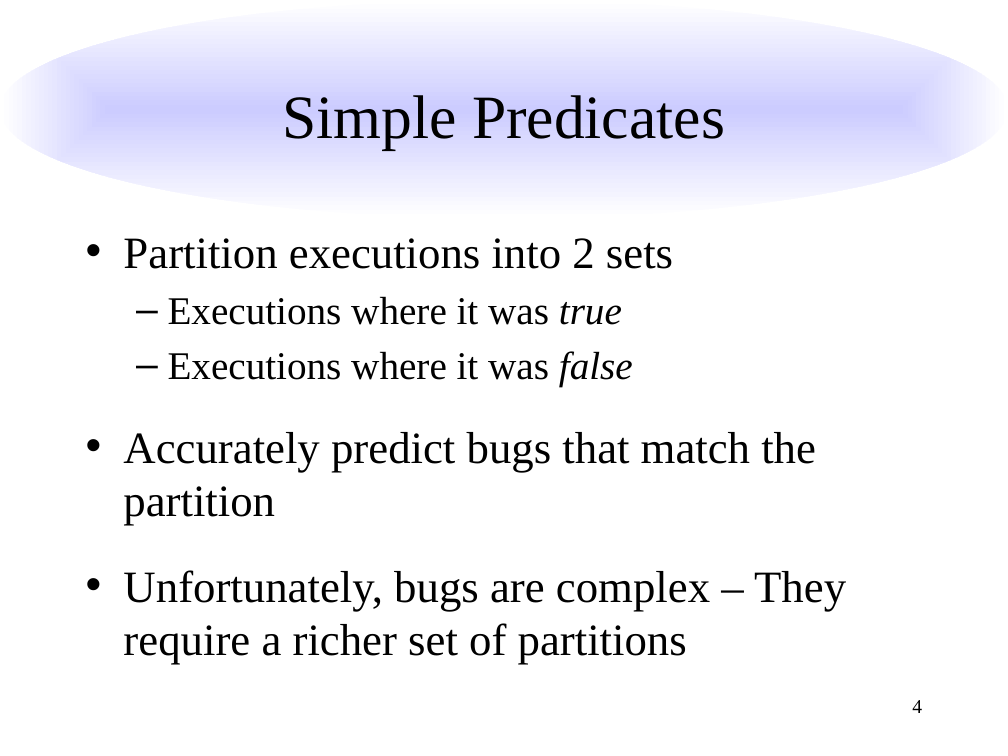
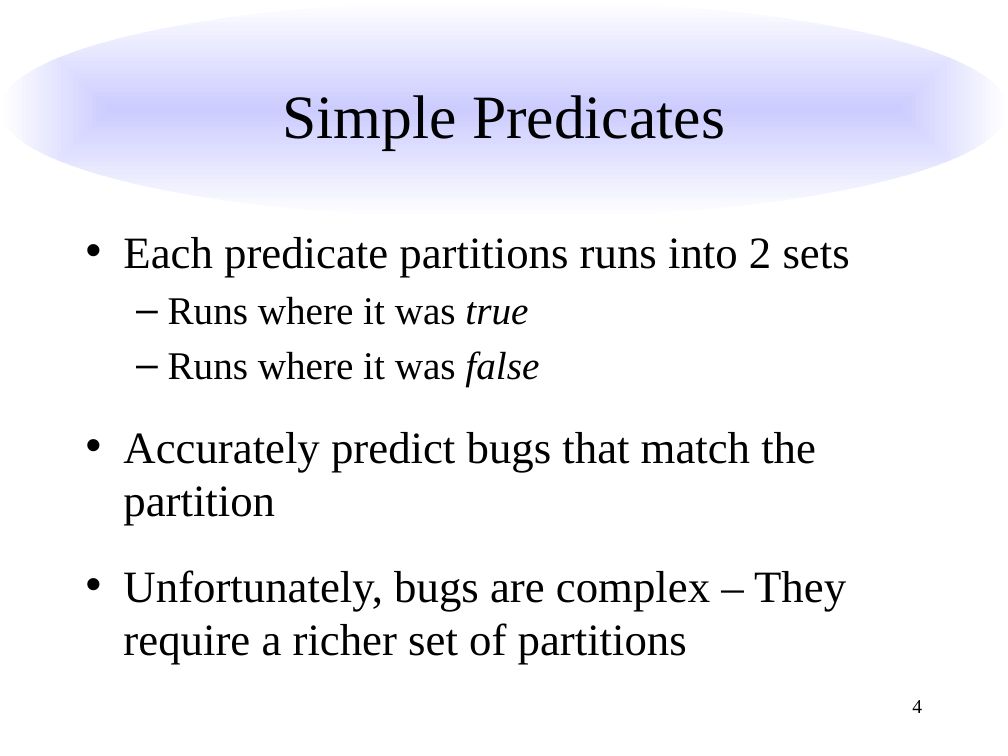
Before and after one commit to liblit/cbiexp, a slide deck: slide 4 of issta-2007/talk/issta-2007.pptx. Drawn at 1008x756 pixels with LibreOffice and Linux fonts; fonts in the diff are those of the drawing. Boxes give left, top, right and bottom in pixels: in the first picture for what was removed or moved away, otherwise in the second. Text is boxed around its words. In the diff, an @@ line names an element or a change of style, - is before the commit and + after.

```diff
--- a/issta-2007/talk/issta-2007.pptx
+++ b/issta-2007/talk/issta-2007.pptx
@@ text at [123,237,850,386]: text changed @@
-• Partition executions into 2 sets
-  – Executions where it was true
-  – Executions where it was false
+• Each predicate partitions runs into 2 sets
+  – Runs where it was true
+  – Runs where it was false
```
Also in this commit, not shown: 2 other slides changed, 1 slide added.
